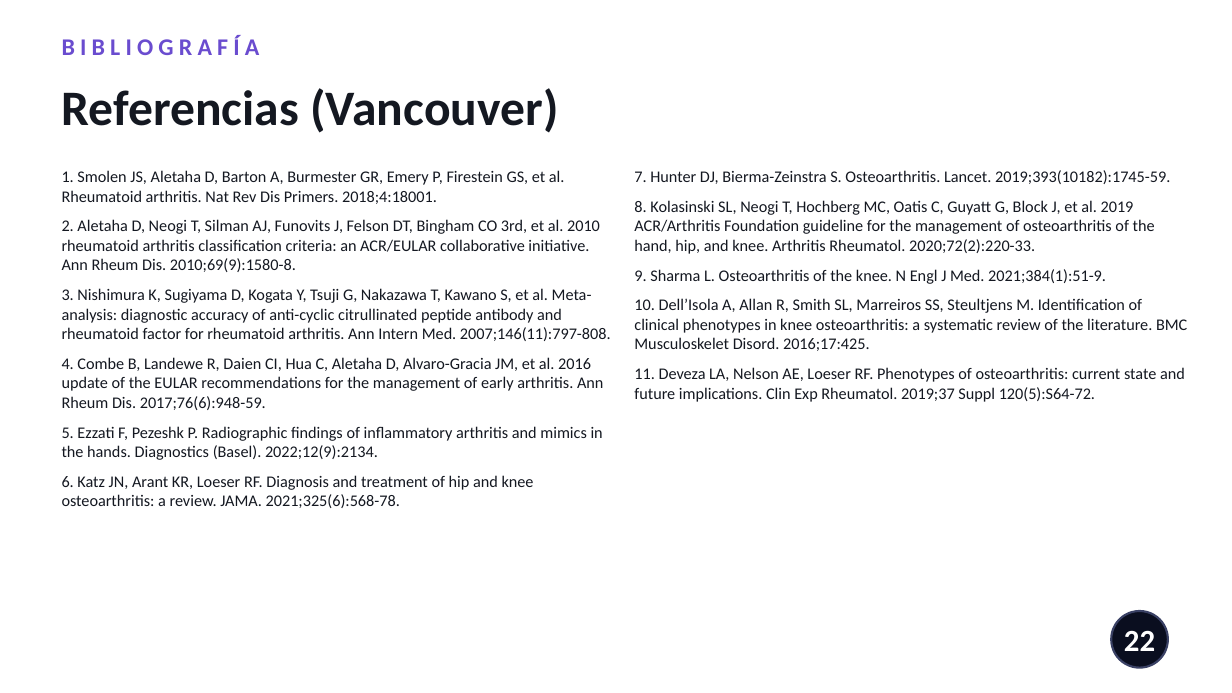
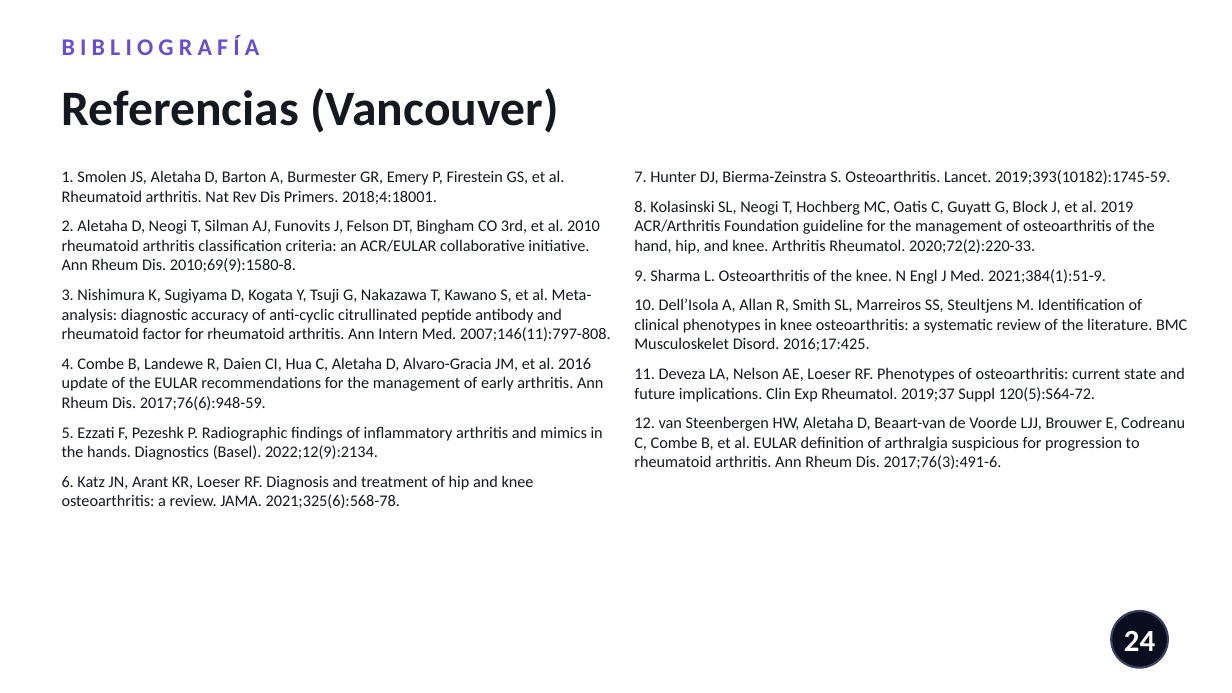
Before and after one commit to nestor120512/nes, a slide deck: slide 24 of Dx_AR_vs_artrosis.pptx (slide 22 before the commit). Drawn at 1232x693 pixels with LibreOffice and Linux fonts; fonts in the diff are those of the drawing. Boxes give left, top, right and bottom in pixels: in the first picture for what was removed or moved away, otherwise in the second. Text is boxed around its words. In the diff, an @@ line names an element or a change of style, - is before the commit and + after.

```diff
--- a/Dx_AR_vs_artrosis.pptx
+++ b/Dx_AR_vs_artrosis.pptx
@@ text at [634, 416, 1185, 469]: paragraph added @@
+12. van Steenbergen HW, Aletaha D, Beaart-van de Voorde LJJ, Brouwer E, Codreanu C, Combe B, et al. EULAR definition of arthralgia suspicious for progression to rheumatoid arthritis. Ann Rheum Dis. 2017;76(3):491-6.
@@ page number at [1124, 630, 1155, 651]: text changed @@
-22
+24
```
Also in this commit, not shown: 1 other slide changed, 2 slides added.
